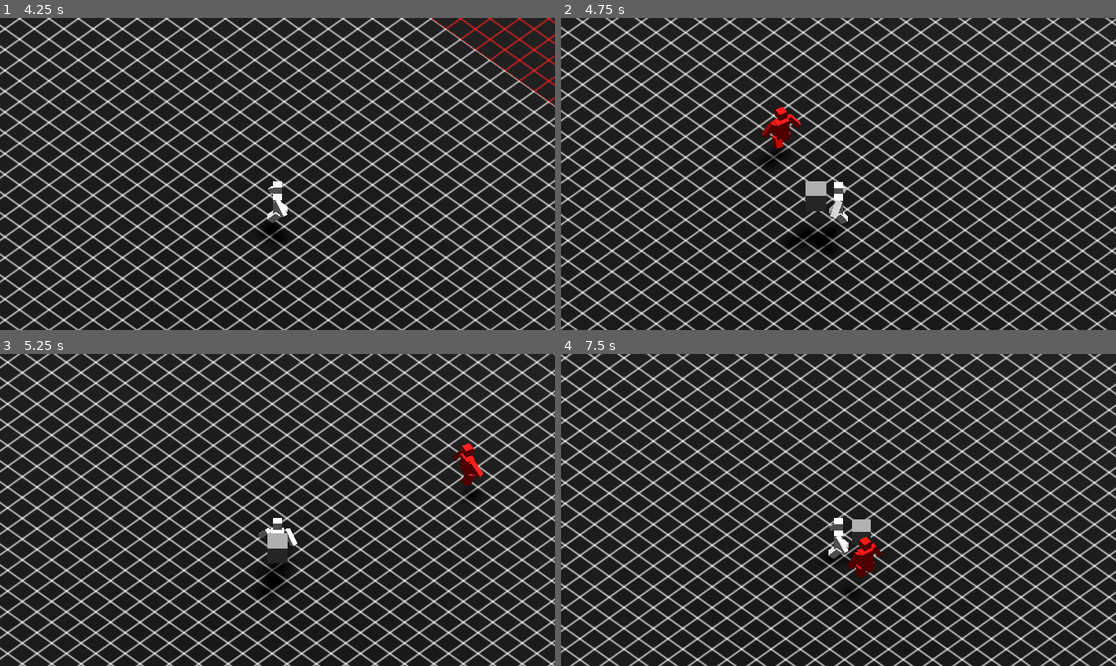
Above: before the commit, frames 1-4 (two rows, left to right).
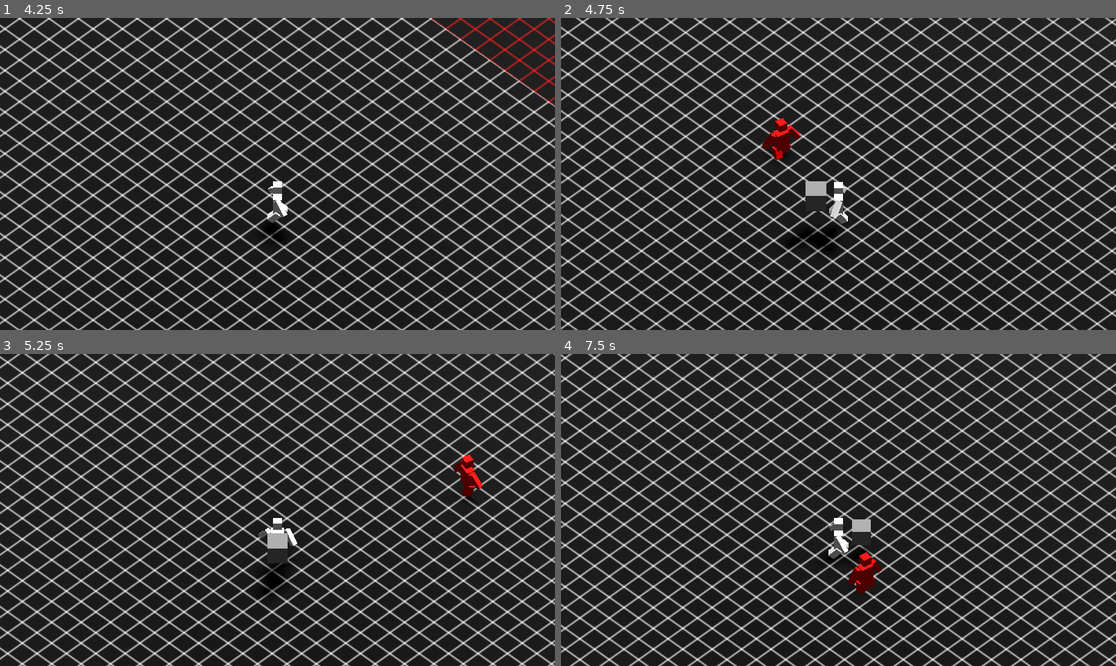
Above: after the commit, the same moments.

Repository: Sprotex/ludum-dare-53
Game: Godot game, scene res://blocks/main_level.tscn
The game is run twice, just before and just after one commit, with the same random seed, the same clock (stepped at 60 frames per second) and the same inputs.
Inputs:
- Up to frame 1 (4.25 s): tap Enter at 0.5 s; hold D (move_right) 0.53-1.28 s; tap Space (jump) at 0.6, 0.77, 1.07, 1.52, 1.55, 1.82, 2.1, 3.02, 3.05, 3.32, 3.6, 3.77, 4.07 s; hold S (move_down) 1.28-2.03 s; tap E (box_action) at 1.35, 2.85 s; hold D (move_right) 2.03-2.78 s; hold W (move_up) 2.78-3.53 s; hold A (move_left) from 3.53 s (still down)
- Up to frame 2 (4.75 s): keep holding A (move_left); tap E (box_action) at 4.35 s; tap Space (jump) at 4.52, 4.55 s
- Up to frame 3 (5.25 s): tap Space (jump) at 4.82, 5.1 s; release A (move_left) at 5.03 s; hold S (move_down) from 5.03 s (still down)
- Up to frame 4 (7.5 s): release S (move_down) at 5.78 s; hold D (move_right) 5.78-6.53 s; tap E (box_action) at 5.85, 7.35 s; tap Space (jump) at 6.02, 6.05, 6.32, 6.6, 6.77, 7.07 s; hold W (move_up) 6.53-7.28 s; hold D (move_right) from 7.28 s (still down)

Frame 1 is identical in both runs. In frame 2, 0.6% of the frame differs, in the area x 35-44%, y 28-49%; in frame 3, 0.4%; in frame 4, 0.6%, in the area x 50-58%, y 58-80%.

Commit message:
add jumping and box impact sounds

Diff:
--- a/blocks/autoload/AudioManager.gd
+++ b/blocks/autoload/AudioManager.gd
@@ -16,6 +16,10 @@
 @export var weird_enemy_package_received_sounds: Array[AudioStream]
 
 @export var box_throw_sounds: Array[AudioStream]
+@export var box_small_impacts: Array[AudioStream]
+@export var box_big_impacts: Array[AudioStream]
+
+@export var jump_sounds: Array[AudioStream]
 
 @onready var randomizer = RandomNumberGenerator.new()
 
@@ -49,14 +53,23 @@
 
 
 
-func play_mood_enemy_box_received(position: Vector3, mood: EnemyType.Mood) -> void:
+func play_mood_enemy_box_received(audio_position: Vector3, mood: EnemyType.Mood) -> void:
   var streams = happy_enemy_package_received_sounds
   match mood:
     EnemyType.Mood.CREEPY:
       streams = creepy_enemy_package_received_sounds
     EnemyType.Mood.WEIRD:
       streams = weird_enemy_package_received_sounds
-  play_random_sound(streams, position)
+  play_random_sound(streams, audio_position)
+
+
+func play_box_impact(audio_position: Vector3, velocity: Vector3) -> void:
+  var big_impact_velocity = 5.0
+  var big_impact_velocity_squared = big_impact_velocity * big_impact_velocity
+  var impact_sounds = box_small_impacts
+  if velocity.length_squared() >= big_impact_velocity_squared:
+    impact_sounds = box_big_impacts
+  play_random_sound(impact_sounds, audio_position)
 
 
 func _ready():
@@ -65,3 +78,5 @@
   GameEvents.on_enemy_spawned.connect(play_mood_enemy_spawn, CONNECT_DEFERRED)
   GameEvents.on_package_delivered.connect(play_mood_enemy_box_received)
   GameEvents.on_box_thrown.connect(func(audio_position): play_random_sound(box_throw_sounds, audio_position))
+  GameEvents.on_box_collided.connect(play_box_impact)
+  GameEvents.on_jumped.connect(func(audio_position): play_random_sound(jump_sounds, audio_position))
--- a/blocks/autoload/AudioManager.tscn
+++ b/blocks/autoload/AudioManager.tscn
@@ -32,6 +32,34 @@
 [ext_resource type="AudioStream" uid="uid://bg7ycaohixbam" path="res://assets/audio/box_throw/throw-08.ogg" id="29_my6su"]
 [ext_resource type="AudioStream" uid="uid://1snw1w61yvxg" path="res://assets/audio/box_throw/throw-09.ogg" id="30_p7xo6"]
 [ext_resource type="AudioStream" uid="uid://dhyqorn10qcsf" path="res://assets/audio/box_throw/throw-10.ogg" id="31_jjscl"]
+[ext_resource type="AudioStream" uid="uid://bgvtc4d2q7v5e" path="res://assets/audio/box_hit/small/small-01.ogg" id="32_ufp1d"]
+[ext_resource type="AudioStream" uid="uid://blimq6vt2326x" path="res://assets/audio/box_hit/small/small-02.ogg" id="33_l0x0e"]
+[ext_resource type="AudioStream" uid="uid://ddexik8qlwfmc" path="res://assets/audio/box_hit/small/small-03.ogg" id="34_mmv48"]
+[ext_resource type="AudioStream" uid="uid://d21hhv862jkw" path="res://assets/audio/box_hit/small/small-04.ogg" id="35_4x00t"]
+[ext_resource type="AudioStream" uid="uid://cijuxtd8ibdx8" path="res://assets/audio/box_hit/small/small-05.ogg" id="36_eyywx"]
+[ext_resource type="AudioStream" uid="uid://vp7cl2hypxfy" path="res://assets/audio/box_hit/small/small-06.ogg" id="37_ofger"]
+[ext_resource type="AudioStream" uid="uid://c4hxhuf7yogii" path="res://assets/audio/box_hit/small/small-07.ogg" id="38_oomet"]
+[ext_resource type="AudioStream" uid="uid://biqfdkaj4s2pm" path="res://assets/audio/box_hit/small/small-08.ogg" id="39_sl04y"]
+[ext_resource type="AudioStream" uid="uid://coydvpy1xgngt" path="res://assets/audio/box_hit/small/small-09.ogg" id="40_4lnsx"]
+[ext_resource type="AudioStream" uid="uid://40xfgk60uwqv" path="res://assets/audio/box_hit/small/small-10.ogg" id="41_kefsg"]
+[ext_resource type="AudioStream" uid="uid://bclyyqs6e5g6b" path="res://assets/audio/box_hit/small/small-11.ogg" id="42_7onoy"]
+[ext_resource type="AudioStream" uid="uid://drboytcxs3lrn" path="res://assets/audio/box_hit/small/small-12.ogg" id="43_0w8k1"]
+[ext_resource type="AudioStream" uid="uid://s0jpd307yixs" path="res://assets/audio/box_hit/small/small-13.ogg" id="44_ilv7m"]
+[ext_resource type="AudioStream" uid="uid://dmq0rqx66kd30" path="res://assets/audio/box_hit/small/small-14.ogg" id="45_35ekj"]
+[ext_resource type="AudioStream" uid="uid://box4mfdki4q61" path="res://assets/audio/box_hit/small/small-15.ogg" id="46_v6g78"]
+[ext_resource type="AudioStream" uid="uid://64sexe0tw2fi" path="res://assets/audio/box_hit/impact/impact-01.ogg" id="47_0i1h7"]
+[ext_resource type="AudioStream" uid="uid://c1vhhffxbeuav" path="res://assets/audio/box_hit/impact/impact-02.ogg" id="48_cxt8c"]
+[ext_resource type="AudioStream" uid="uid://dpxrqgdu08fxu" path="res://assets/audio/box_hit/impact/impact-03.ogg" id="49_lhncy"]
+[ext_resource type="AudioStream" uid="uid://cwc2wk6a38ow0" path="res://assets/audio/box_hit/impact/impact-04.ogg" id="50_8wwde"]
+[ext_resource type="AudioStream" uid="uid://bbuix8bi152p" path="res://assets/audio/box_hit/impact/impact-05.ogg" id="51_6mnj8"]
+[ext_resource type="AudioStream" uid="uid://dx1jw3qy1llmx" path="res://assets/audio/box_hit/impact/impact-06.ogg" id="52_mlb7j"]
+[ext_resource type="AudioStream" uid="uid://yx45lmh3i1o0" path="res://assets/audio/box_hit/impact/impact-07.ogg" id="53_ye7tr"]
+[ext_resource type="AudioStream" uid="uid://dj5w0mngryrr0" path="res://assets/audio/box_hit/impact/impact-08.ogg" id="54_j5hnn"]
+[ext_resource type="AudioStream" uid="uid://cyf82dwwlvv0d" path="res://assets/audio/box_hit/impact/impact-09.ogg" id="55_75eho"]
+[ext_resource type="AudioStream" uid="uid://c426alvu4wxfx" path="res://assets/audio/box_hit/impact/impact-10.ogg" id="56_8gld4"]
+[ext_resource type="AudioStream" uid="uid://k8mgpd2b2ytl" path="res://assets/audio/box_hit/impact/impact-11.ogg" id="57_y4e6p"]
+[ext_resource type="AudioStream" uid="uid://crft5bva0gk36" path="res://assets/audio/box_hit/impact/impact-12.ogg" id="58_wqqp8"]
+[ext_resource type="AudioStream" uid="uid://cepql0hfys7j4" path="res://assets/audio/jump.ogg" id="59_vm83p"]
 
 [node name="AudioManager" type="Node3D" node_paths=PackedStringArray("music_player", "audio_players", "important_audio_players")]
 script = ExtResource("1_dmwgg")
@@ -46,6 +74,9 @@
 weird_enemy_spawn_sounds = Array[AudioStream]([ExtResource("11_ej8ok")])
 weird_enemy_package_received_sounds = Array[AudioStream]([ExtResource("18_hpe2y"), ExtResource("19_d4li6"), ExtResource("20_lnd7a"), ExtResource("21_tqgme")])
 box_throw_sounds = Array[AudioStream]([ExtResource("22_60eds"), ExtResource("23_jjd3a"), ExtResource("24_yynd8"), ExtResource("25_8a517"), ExtResource("26_slo8s"), ExtResource("27_xrdvn"), ExtResource("28_triuk"), ExtResource("29_my6su"), ExtResource("30_p7xo6"), ExtResource("31_jjscl")])
+box_small_impacts = Array[AudioStream]([ExtResource("32_ufp1d"), ExtResource("33_l0x0e"), ExtResource("34_mmv48"), ExtResource("35_4x00t"), ExtResource("36_eyywx"), ExtResource("37_ofger"), ExtResource("38_oomet"), ExtResource("39_sl04y"), ExtResource("40_4lnsx"), ExtResource("41_kefsg"), ExtResource("42_7onoy"), ExtResource("43_0w8k1"), ExtResource("44_ilv7m"), ExtResource("45_35ekj"), ExtResource("46_v6g78")])
+box_big_impacts = Array[AudioStream]([ExtResource("47_0i1h7"), ExtResource("48_cxt8c"), ExtResource("49_lhncy"), ExtResource("50_8wwde"), ExtResource("51_6mnj8"), ExtResource("52_mlb7j"), ExtResource("53_ye7tr"), ExtResource("54_j5hnn"), ExtResource("55_75eho"), ExtResource("56_8gld4"), ExtResource("57_y4e6p"), ExtResource("58_wqqp8")])
+jump_sounds = Array[AudioStream]([ExtResource("59_vm83p")])
 
 [node name="MusicPlayer" type="AudioStreamPlayer" parent="."]
 
--- a/blocks/autoload/GameEvents.gd
+++ b/blocks/autoload/GameEvents.gd
@@ -4,6 +4,6 @@
 signal on_jumped(position: Vector3)
 signal on_package_delivered(position: Vector3, mood: EnemyType.Mood)
 signal on_enemy_spawned(node: Node3D, mood: EnemyType.Mood)
-signal on_box_collided(position: Vector3)
+signal on_box_collided(position: Vector3, velocity: Vector3)
 signal on_box_created(position: Vector3)
 signal on_box_thrown(position: Vector3)
--- a/blocks/box/Box.gd
+++ b/blocks/box/Box.gd
@@ -41,7 +41,12 @@
     body.velocity += impulse
   queue_free()
 
+
 func start_explosion_countdown() -> void:
   timer.start()
   await timer.timeout
   _explode()
+
+
+func _on_body_entered(colliding_body:Node):
+  GameEvents.on_box_collided.emit(global_position, linear_velocity)
--- a/blocks/box/box.tscn
+++ b/blocks/box/box.tscn
@@ -11,6 +11,8 @@
 
 [node name="Box" type="RigidBody3D" node_paths=PackedStringArray("mesh", "timer", "explosion_sphere")]
 collision_mask = 7
+max_contacts_reported = 1
+contact_monitor = true
 freeze = true
 freeze_mode = 1
 script = ExtResource("1_cpfrd")
@@ -36,4 +38,5 @@
 [node name="CollisionShape3D" type="CollisionShape3D" parent="Area3D"]
 shape = SubResource("SphereShape3D_nr0v3")
 
+[connection signal="body_entered" from="." to="." method="_on_body_entered"]
 [connection signal="sleeping_state_changed" from="." to="." method="_on_sleeping_state_changed"]
--- a/blocks/character/Walking.gd
+++ b/blocks/character/Walking.gd
@@ -34,15 +34,6 @@
       on_collided_with_box.emit(collider)
 
 
-func _handle_gravity(delta: float) -> void:
-  if not body.is_on_floor():
-    body.velocity.y -= gravity * delta
-
-func _handle_jump(_delta: float) -> void:
-  if Input.is_action_just_pressed("jump") and body.is_on_floor():
-    body.velocity.y = jump_velocity
-
-
 func _handle_walk(delta: float) -> void:
   var direction = move_input.direction
   if direction:
@@ -55,8 +46,6 @@
 
 
 func _physics_process(delta: float) -> void:
-  _handle_gravity(delta)
-  _handle_jump(delta)
   _handle_walk(delta)
   body.move_and_slide()
   _handle_two_way_collision_coupling()
--- /dev/null
+++ b/blocks/character/player/Jumping.gd
@@ -0,0 +1,23 @@
+extends Node
+
+class_name Jumping
+
+@export var body: CharacterBody3D
+@export var jump_velocity := 4.5
+
+var gravity = ProjectSettings.get_setting("physics/3d/default_gravity")
+
+func _handle_gravity(delta: float) -> void:
+  if not body.is_on_floor():
+    body.velocity.y -= gravity * delta
+
+
+func _handle_jump(_delta: float) -> void:
+  if Input.is_action_just_pressed("jump") and body.is_on_floor():
+    body.velocity.y = jump_velocity
+    GameEvents.on_jumped.emit(body.global_position)
+
+
+func _physics_process(delta: float) -> void:
+  _handle_gravity(delta)
+  _handle_jump(delta)
--- a/blocks/character/player/player.tscn
+++ b/blocks/character/player/player.tscn
@@ -6,6 +6,7 @@
 [ext_resource type="Script" path="res://blocks/character/Walking.gd" id="2_x5uh0"]
 [ext_resource type="Script" path="res://blocks/character/player/RotationAligner.gd" id="3_dhrt0"]
 [ext_resource type="Script" path="res://blocks/character/player/BoxWeilder.gd" id="4_y81wd"]
+[ext_resource type="Script" path="res://blocks/character/player/Jumping.gd" id="5_hntx5"]
 [ext_resource type="Script" path="res://blocks/character/player/BoxSceneHolder.gd" id="5_wy7pc"]
 [ext_resource type="PackedScene" uid="uid://kjih6718j3jp" path="res://blocks/box/box.tscn" id="6_fxagx"]
 [ext_resource type="Script" path="res://blocks/character/player/BoxCreator.gd" id="7_31ncr"]
@@ -37,6 +38,10 @@
 
 [node name="PlayerMoveInput" type="Node" parent="."]
 script = ExtResource("1_1u0jw")
+
+[node name="Jumping" type="Node" parent="." node_paths=PackedStringArray("body")]
+script = ExtResource("5_hntx5")
+body = NodePath("..")
 
 [node name="Walking" type="Node" parent="." node_paths=PackedStringArray("body", "move_input")]
 script = ExtResource("2_x5uh0")
Not shown: 1 places in blocks/autoload/AudioManager.tscn that only renumber resources
Not shown: 1 places in blocks/character/player/player.tscn that only renumber resources
